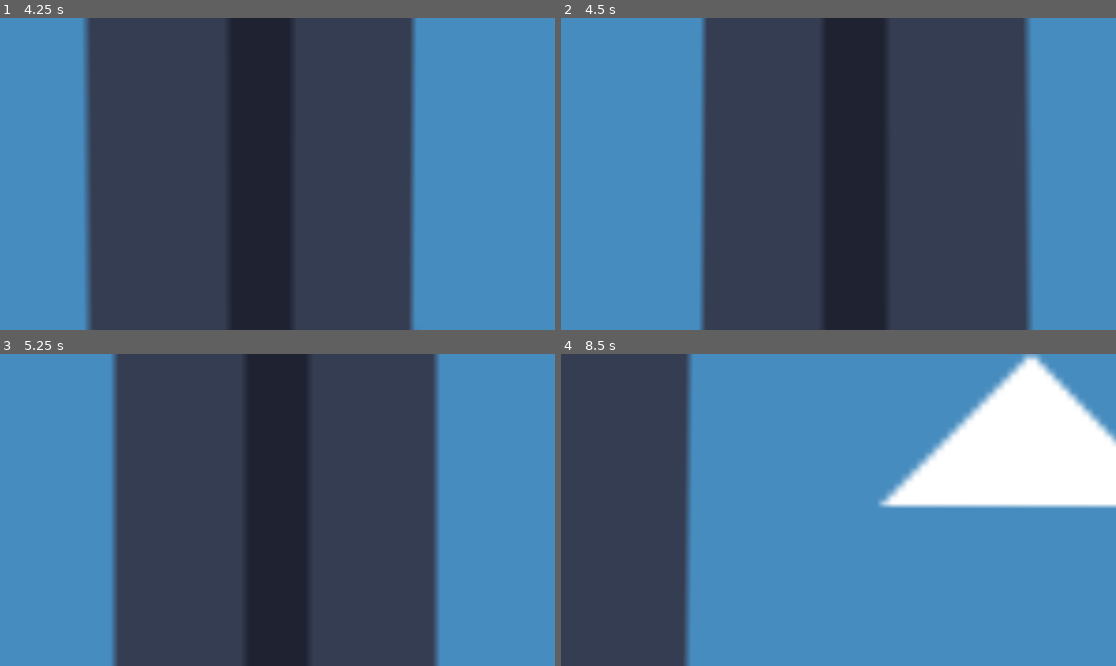
Above: before the commit, frames 1-4 (two rows, left to right).
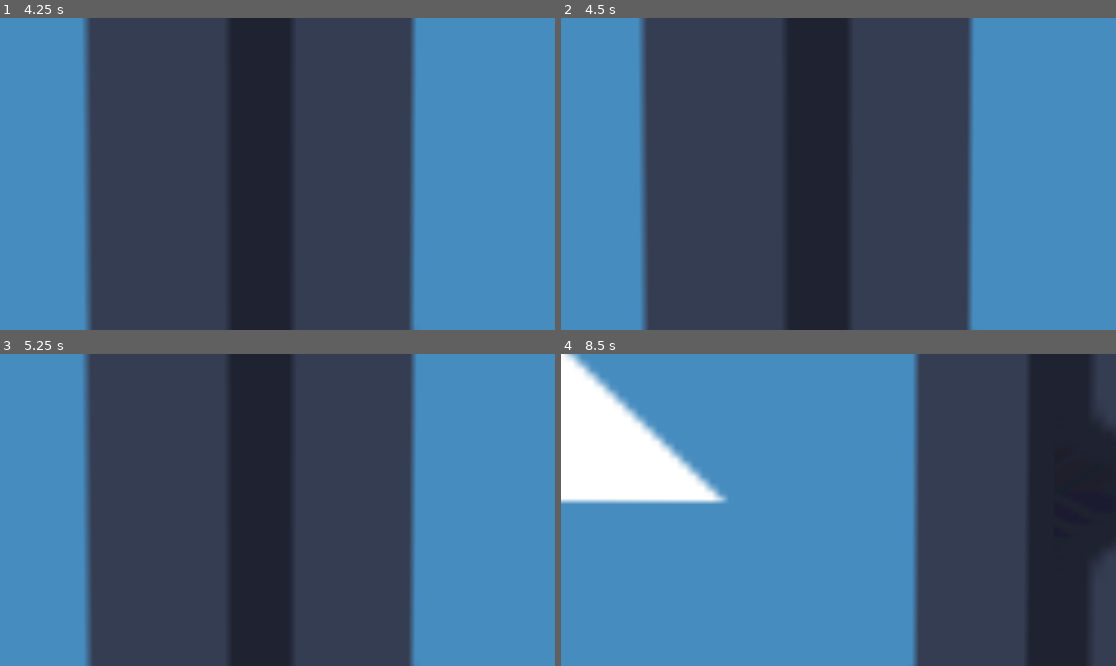
Above: after the commit, the same moments.

Repository: dr9in9an9/Escape-JCole-Game
Game: Godot game, scene res://Level.tscn
Two runs of this game, one before a commit and one after it. Both use one fixed random seed, a clock stepped at 60 frames per second and the inputs below. Before the commit the project has no main scene; this scene is started directly in both runs. The engine's default icon, where the game draws it, is replaced by a stand-in: a white triangle on a blue panel in a dark square.
Inputs (mouse positions are in pixels of both pictures, inside the frame that each line leads up to):
- Up to frame 1 (4.25 s): tap Enter at 0.5 s; move the mouse to (305, 174) at 0.52 s; hold W (forward) from 0.53 s (still down); move the mouse to (249, 174) at 1.27 s; move the mouse to (288, 167) at 2.02 s; move the mouse to (271, 180) at 2.77 s; move the mouse to (316, 177) at 3.52 s; tap Escape (menu, bound only after the commit) at 4.15 s
- Up to frame 2 (4.5 s): keep holding W (forward); move the mouse to (794, 170) at 4.27 s
- Up to frame 3 (5.25 s): keep holding W (forward); move the mouse to (283, 510) at 5.02 s
- Up to frame 4 (8.5 s): move the mouse to (816, 503) at 5.77 s; release W (forward) at 5.78 s; hold D (right) 5.78-6.53 s; move the mouse to (866, 510) at 6.52 s; hold W (forward) from 6.53 s (still down); move the mouse to (810, 510) at 7.27 s; move the mouse to (849, 503) at 8.02 s

Frame 1 is identical in both runs. In frame 2, 35% of the frame differs, in the area x 14-85%, y 0-100%; in frame 3, 15%; in frame 4, 61%, in the area x 0-100%, y 0-100%.

Commit message:
added fps escape.

Diff:
--- a/Player.gd
+++ b/Player.gd
@@ -9,15 +9,26 @@
 
 var pitch = 0
 
+var menu_open = false
+
 func _ready():
 	Input.mouse_mode = Input.MOUSE_MODE_CAPTURED
 
+func _input(event):
+	if event.is_action_pressed("menu"):
+		if !menu_open:
+			Input.set_mouse_mode(Input.MOUSE_MODE_VISIBLE)
+		if menu_open:
+			Input.set_mouse_mode(Input.MOUSE_MODE_CAPTURED)
+		menu_open = not menu_open
+
 func _unhandled_input(event):
 	if event is InputEventMouseMotion:
-		camera.rotate_y(-event.relative.x * mouse_sensitivity)
-		pitch -= event.relative.y * mouse_sensitivity
-		pitch = clamp(pitch, deg_to_rad(-80), deg_to_rad(80))
-		camera.rotation.x = pitch
+		if !menu_open:
+			camera.rotate_y(-event.relative.x * mouse_sensitivity)
+			pitch -= event.relative.y * mouse_sensitivity
+			pitch = clamp(pitch, deg_to_rad(-80), deg_to_rad(80))
+			camera.rotation.x = pitch
 
 func _physics_process(delta):
 	move_dir = Vector2.ZERO
--- a/project.godot
+++ b/project.godot
@@ -11,8 +11,13 @@
 [application]
 
 config/name="EscapeJCole"
+run/main_scene="uid://bnjch4oqqe6bs"
 config/features=PackedStringArray("4.6", "Forward Plus")
 config/icon="res://icon.svg"
+
+[dotnet]
+
+project/assembly_name="EscapeJCole"
 
 [input]
 
@@ -45,6 +50,11 @@
 "events": [Object(InputEventKey,"resource_local_to_scene":false,"resource_name":"","device":-1,"window_id":0,"alt_press …(192 unchanged characters)…
 ]
 }
+menu={
+"deadzone": 0.2,
+"events": [Object(InputEventKey,"resource_local_to_scene":false,"resource_name":"","device":-1,"window_id":0,"alt_pressed":false,"shift_pressed":false,"ctrl_pressed":false,"meta_pressed":false,"pressed":false,"keycode":0,"physical_keycode":4194305,"key_label":0,"unicode":0,"location":0,"echo":false,"script":null)
+]
+}
 
 [physics]
 
Not shown, added: Textures/.DS_Store
